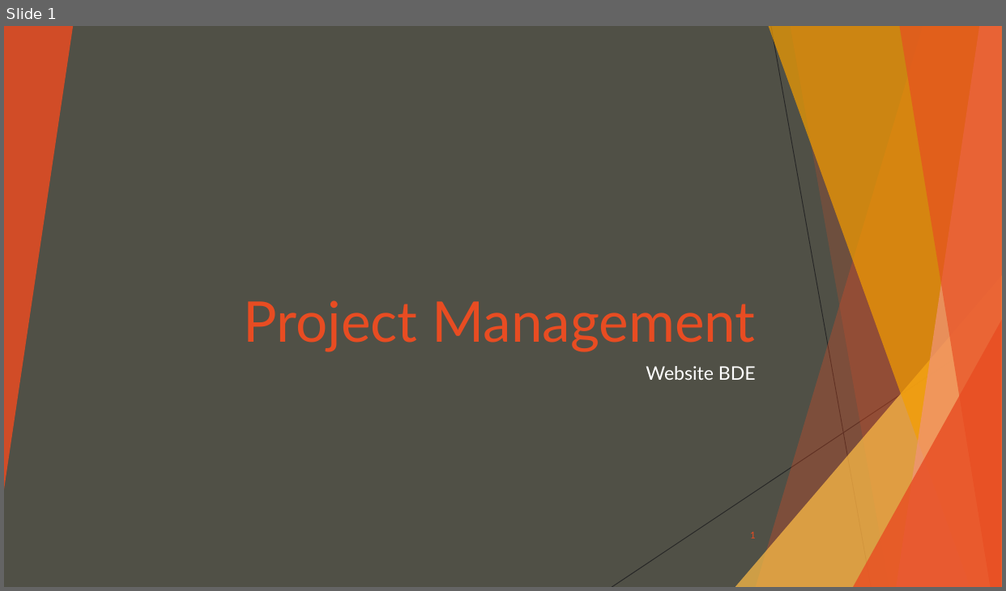
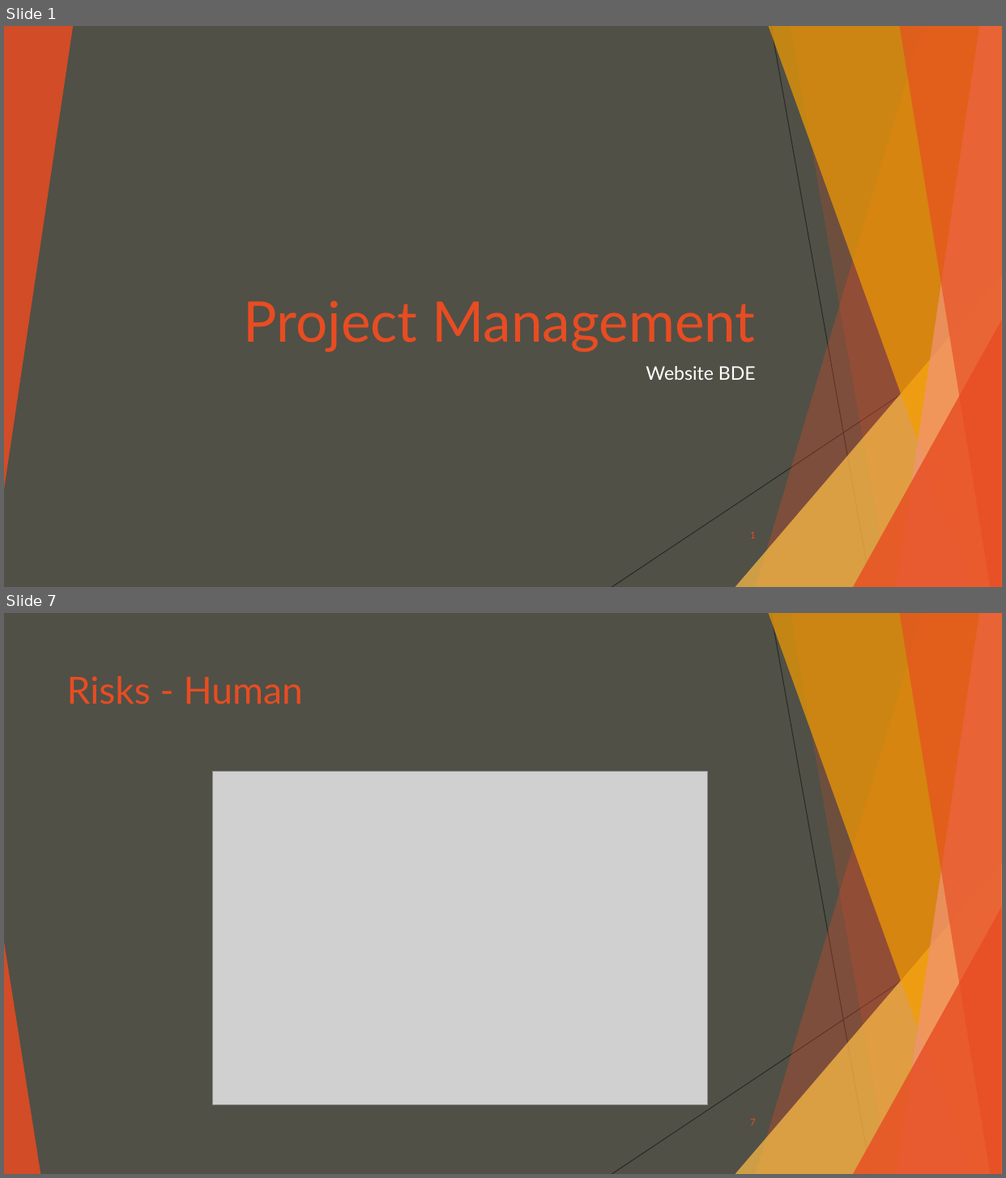
Before and after one commit to Happocalypse/ProjetSiteWebBDE, a slide deck: Project Management.pptx. Shown one above the other, each under a label of ours: slide 1 before the commit, slides 1 and 7 after it; the slides between them are not shown. The pictures are 1006x591 and 1006x1178 pixels, drawn with LibreOffice and Linux fonts; fonts in the diff are those of the drawing; grey boxes stand for pictures. Boxes give left, top, right and bottom in pixels: in the first picture for what was removed or moved away, otherwise in the second. Text is boxed around its words. In the diff, an @@ line names an element or a change of style, - is before the commit and + after.

```diff
--- a/Project Management.pptx
+++ b/Project Management.pptx
@@ slide 7 added at bbox=[4, 613, 1002, 1174], background #505046; not listed: 9 template elements that a slide beside it also shows @@
@@ title added at bbox=[67, 676, 303, 705], 36 pt, text #E84C22 @@
+Risks - Human
@@ picture added at bbox=[213, 771, 708, 1105] @@
@@ triangle added at bbox=[4, 942, 40, 1174], fill #E84C22 at 85% opacity @@
@@ page number added at bbox=[750, 1118, 756, 1126], 9 pt, text #E84C22 @@
+7
```
Also in this commit, not shown: 1 slide changed, 10 other slides added, 13 slides removed, 1 other file.
